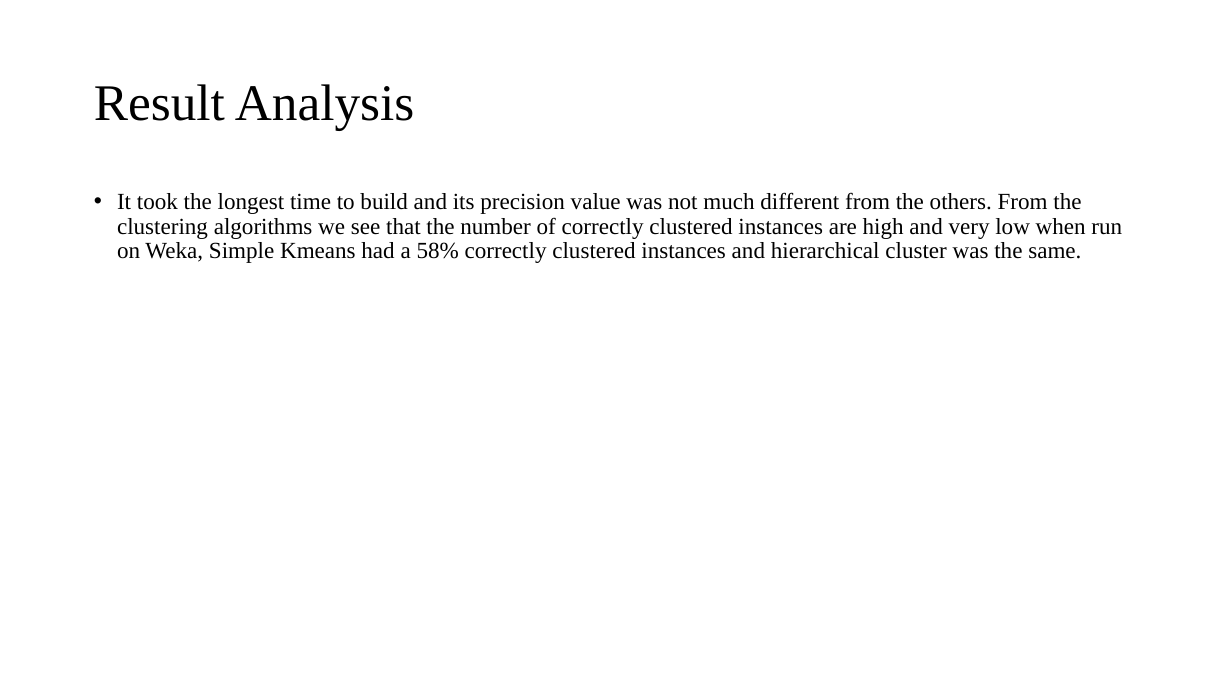
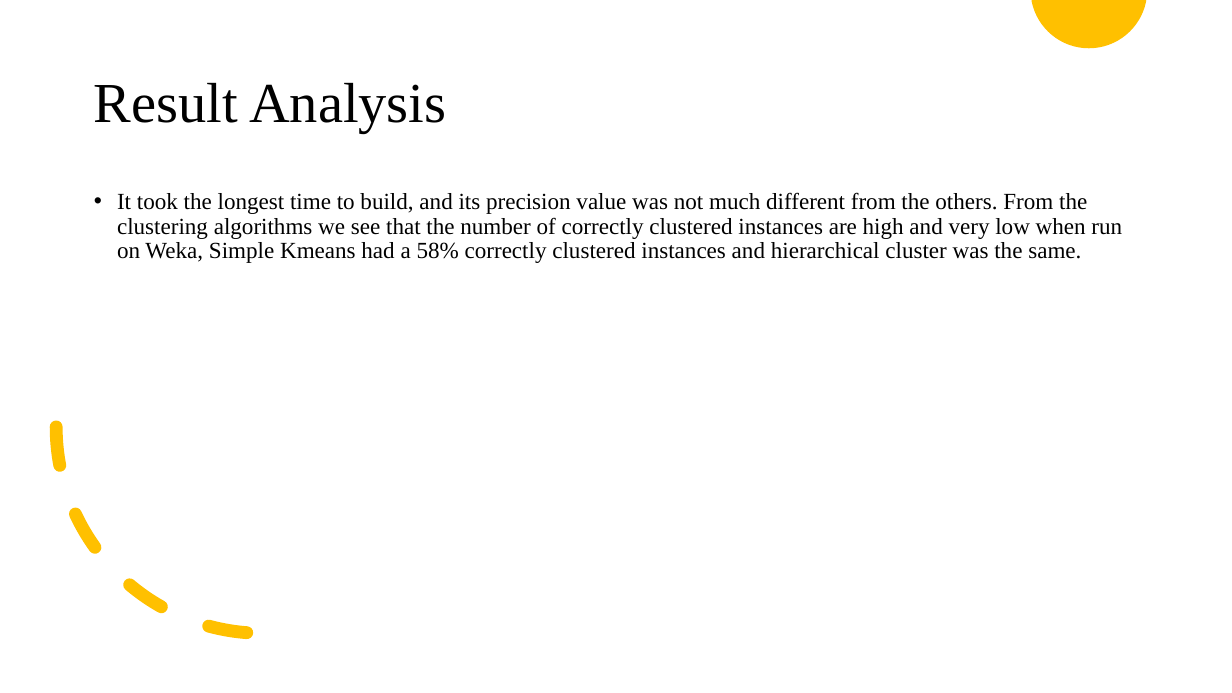
Before and after one commit to Celestina-ayeni/Dissertation, a slide deck: slide 12 of DissertationPresentation.pptx. Drawn at 1232x693 pixels with LibreOffice and Linux fonts; fonts in the diff are those of the drawing. Boxes give left, top, right and bottom in pixels: in the first picture for what was removed or moved away, otherwise in the second. Text is boxed around its words. In the diff, an @@ line names an element or a change of style, - is before the commit and + after.

```diff
--- a/DissertationPresentation.pptx
+++ b/DissertationPresentation.pptx
@@ freeform shape added at [1031, 0, 1146, 48], fill #FFC000 @@
@@ title "Result Analysis" at [94, 82, 446, 133]: size 40 to 44 pt @@
@@ text at [117, 192, 1122, 263]: text changed @@
-• It took the longest time to build and its precision value was not much different from the others. From the clustering algorithms we see that the number of correctly clustered instances are high and very low when run on Weka, Simple Kmeans had a 58% correctly clustered instances and hierarchical cluster was the same.
+• It took the longest time to build, and its precision value was not much different from the others. From the clustering algorithms we see that the number of correctly clustered instances are high and very low when run on Weka, Simple Kmeans had a 58% correctly clustered instances and hierarchical cluster was the same.
@@ arc (boxed as its full ellipse) added at [56, 221, 470, 634], outline #FFC000 10 pt dashed @@
```
Also in this commit, not shown: 13 other slides changed, 1 slide added.
